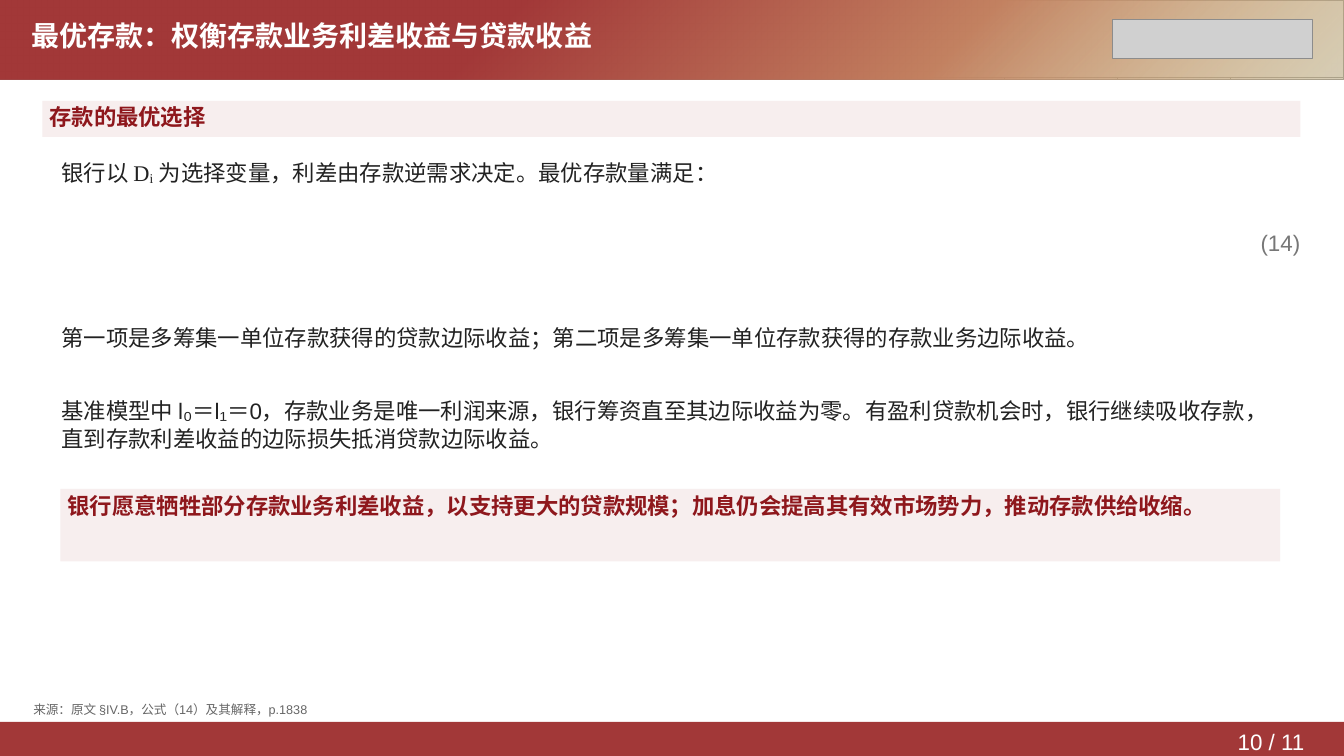
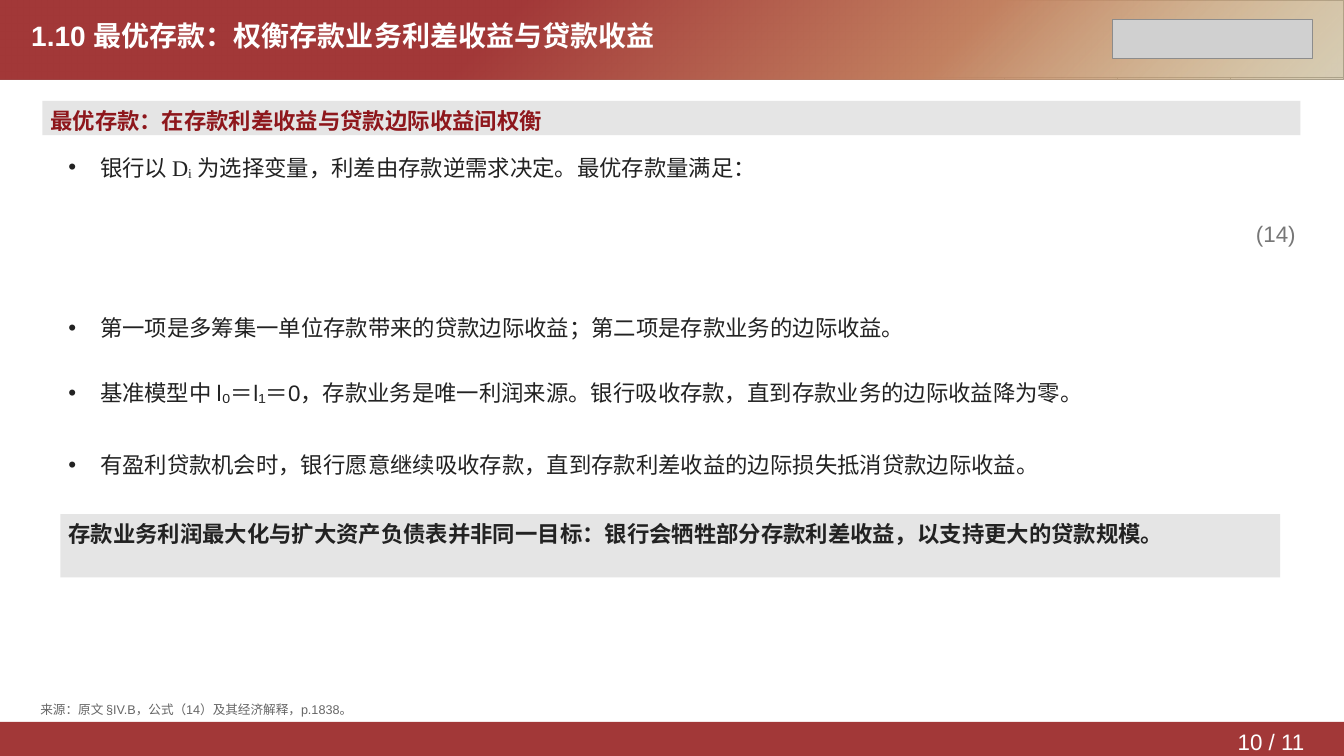
Before and after one commit to Yutingee/trial, a slide deck: slide 10 of deliverables/DepositsChannel-Model.pptx. Drawn at 1344x756 pixels with LibreOffice and Linux fonts; fonts in the diff are those of the drawing; grey boxes stand for pictures. Boxes give left, top, right and bottom in pixels: in the first picture for what was removed or moved away, otherwise in the second. Text is boxed around its words. In the diff, an @@ line names an element or a change of style, - is before the commit and + after.

```diff
--- a/deliverables/DepositsChannel-Model.pptx
+++ b/deliverables/DepositsChannel-Model.pptx
@@ text at (x1=31, y1=22, x2=655, y2=49): text changed @@
-最优存款：权衡存款业务利差收益与贷款收益
+1.10 最优存款：权衡存款业务利差收益与贷款收益
@@ rectangle "最优存款：在存款利差收益与贷款边际收益间权衡" at (x1=42, y1=101, x2=1301, y2=135): fill #F7EEEE to #E5E5E5 @@
@@ text in rectangle at (x1=50, y1=110, x2=541, y2=131): text changed @@
-存款的最优选择
+最优存款：在存款利差收益与贷款边际收益间权衡
@@ text "银行以 Dᵢ 为选择变量，利差由存款逆需求决定。最优存款量满足：" moved from (x1=61, y1=162, x2=718, y2=183) to (x1=100, y1=157, x2=756, y2=178) @@
@@ text "银行以 Dᵢ 为选择变量，利差由存款逆需求决定。最优存款量满足：" at (x1=100, y1=157, x2=756, y2=178): bullet none to •; line spacing 1.05 to 1.15 @@
@@ text "(14)" moved from (x1=1261, y1=235, x2=1301, y2=256) to (x1=1256, y1=226, x2=1296, y2=247) @@
@@ text "(14)" at (x1=1256, y1=226, x2=1296, y2=247): alignment right to left; line spacing 1.05 to 1.15 @@
@@ text at (x1=100, y1=317, x2=904, y2=340): text changed @@
-第一项是多筹集一单位存款获得的贷款边际收益；第二项是多筹集一单位存款获得的存款业务边际收益。
+• 第一项是多筹集一单位存款带来的贷款边际收益；第二项是存款业务的边际收益。
@@ text added at (x1=100, y1=382, x2=1083, y2=403), 16 pt, text #222222 @@
+• 基准模型中 l₀＝l₁＝0，存款业务是唯一利润来源。银行吸收存款，直到存款业务的边际收益降为零。
@@ text at (x1=100, y1=454, x2=1038, y2=475): text changed @@
-基准模型中 l₀＝l₁＝0，存款业务是唯一利润来源，银行筹资直至其边际收益为零。有盈利贷款机会时，银行继续吸收存款，直到存款利差收益的边际损失抵消贷款边际收益。
+• 有盈利贷款机会时，银行愿意继续吸收存款，直到存款利差收益的边际损失抵消贷款边际收益。
@@ rectangle "存款业务利润最大化与扩大资产负债表并非同一目标：银行会牺牲部分存款利差收益，以支持更大的贷款规模。" resized from (x1=60, y1=489, x2=1280, y2=562) to (x1=60, y1=514, x2=1280, y2=578) @@
@@ rectangle "存款业务利润最大化与扩大资产负债表并非同一目标：银行会牺牲部分存款利差收益，以支持更大的贷款规模。" at (x1=60, y1=514, x2=1280, y2=578): fill #F7EEEE to #E5E5E5 @@
@@ text in rectangle at (x1=68, y1=523, x2=1163, y2=545): text changed; text colour #8E171C to #222222 @@
-银行愿意牺牲部分存款业务利差收益，以支持更大的贷款规模；加息仍会提高其有效市场势力，推动存款供给收缩。
+存款业务利润最大化与扩大资产负债表并非同一目标：银行会牺牲部分存款利差收益，以支持更大的贷款规模。
@@ text at (x1=40, y1=703, x2=352, y2=717): text changed @@
-来源：原文 §IV.B，公式（14）及其解释，p.1838
+来源：原文 §IV.B，公式（14）及其经济解释，p.1838。
```
Also in this commit, not shown: 10 other slides changed, 3 other files.
